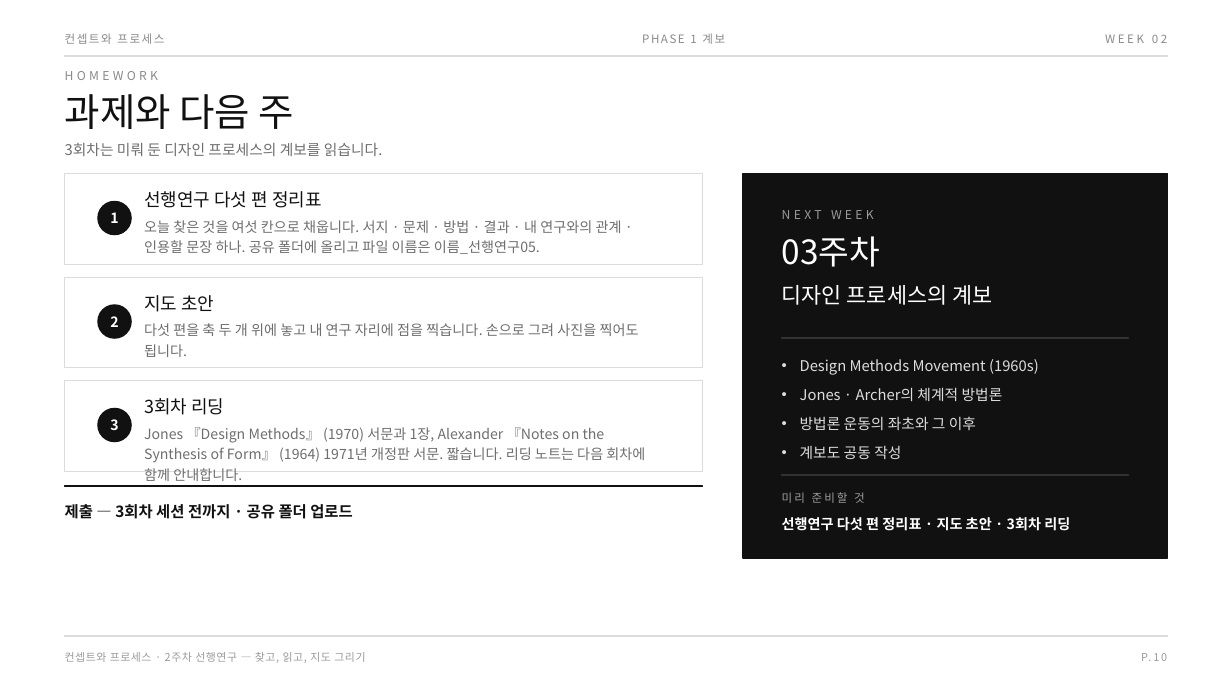
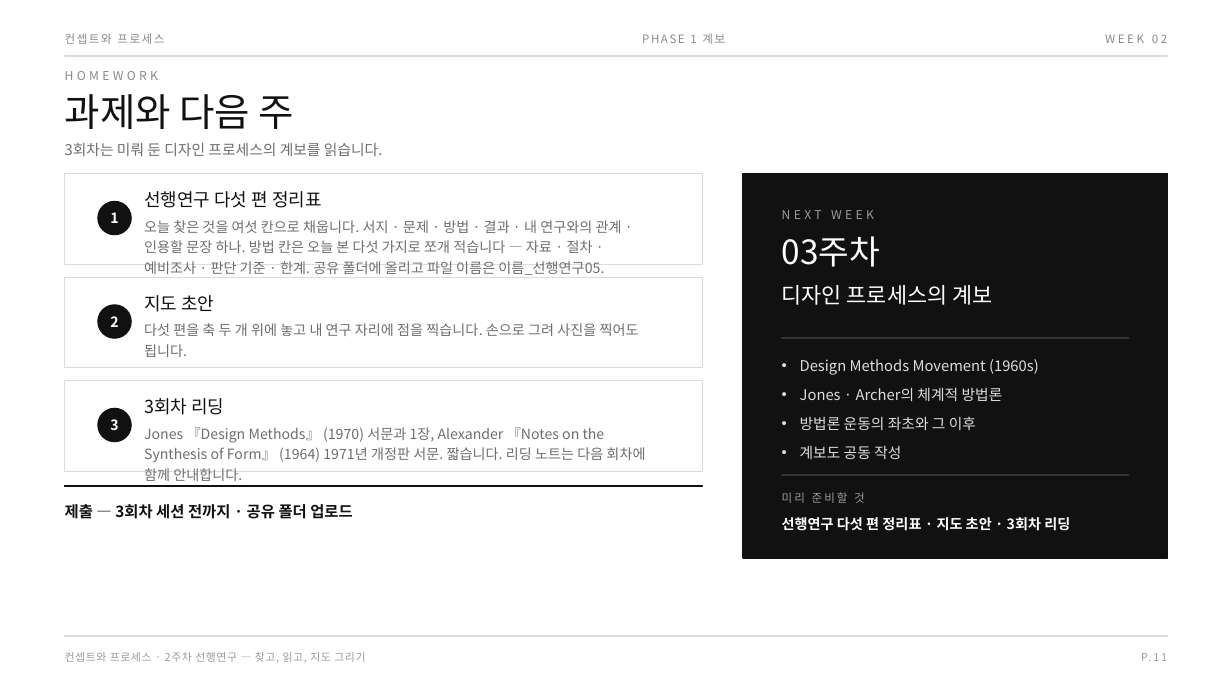
Before and after one commit to design-eng/MIN.D, a slide deck: slide 16 of dist/weeks-대학원/컨셉트와프로세스_02주차_선행연구.pptx (slide 15 before the commit). Drawn at 1232x693 pixels with LibreOffice and Linux fonts; fonts in the diff are those of the drawing. Boxes give left, top, right and bottom in pixels: in the first picture for what was removed or moved away, otherwise in the second. Text is boxed around its words. In the diff, an @@ line names an element or a change of style, - is before the commit and + after.

```diff
--- a/dist/weeks-대학원/컨셉트와프로세스_02주차_선행연구.pptx
+++ b/dist/weeks-대학원/컨셉트와프로세스_02주차_선행연구.pptx
@@ text at box(144, 220, 622, 275): text changed @@
-오늘 찾은 것을 여섯 칸으로 채웁니다. 서지 · 문제 · 방법 · 결과 · 내 연구와의 관계 · 인용할 문장 하나. 공유 폴더에 올리고 파일 이름은 이름_선행연구05.
+오늘 찾은 것을 여섯 칸으로 채웁니다. 서지 · 문제 · 방법 · 결과 · 내 연구와의 관계 · 인용할 문장 하나. 방법 칸은 오늘 본 다섯 가지로 쪼개 적습니다 — 자료 · 절차 · 예비조사 · 판단 기준 · 한계. 공유 폴더에 올리고 파일 이름은 이름_선행연구05.
```
Also in this commit, not shown: 3 other slides changed, 1 slide added, 23 other files.
